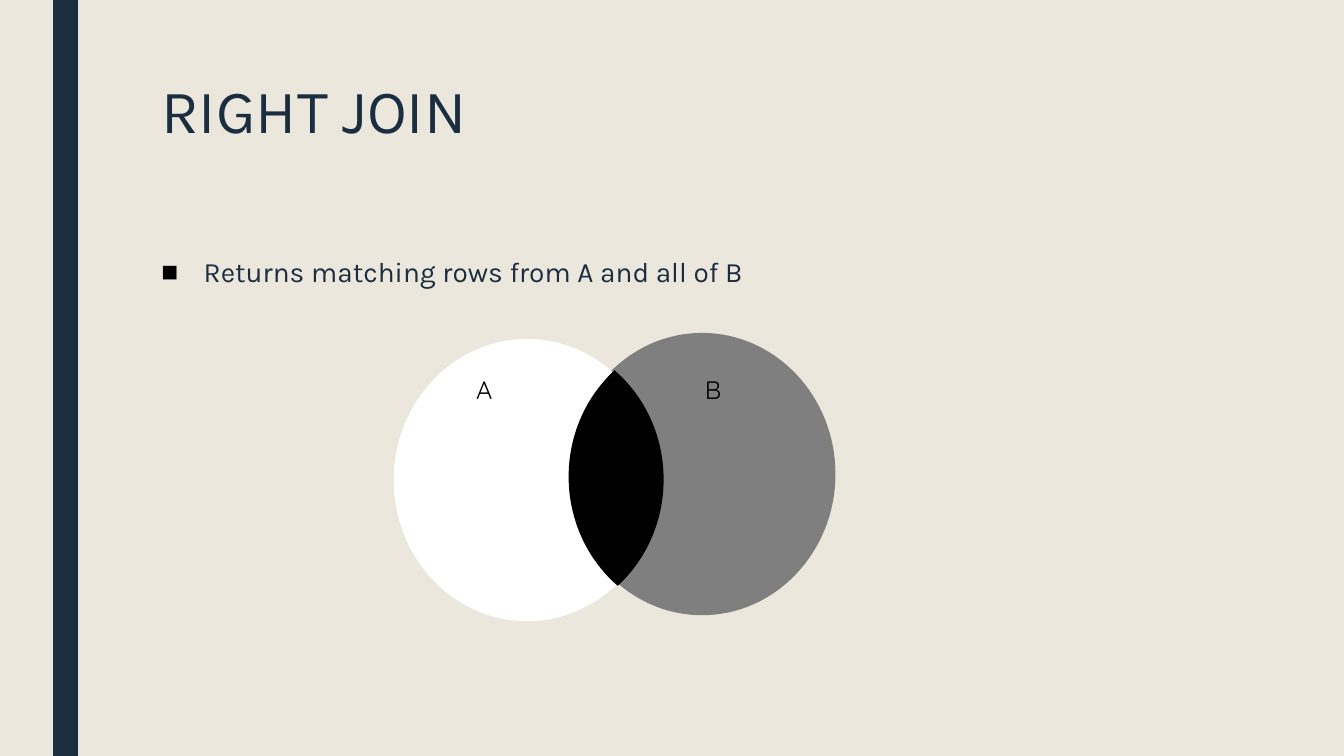
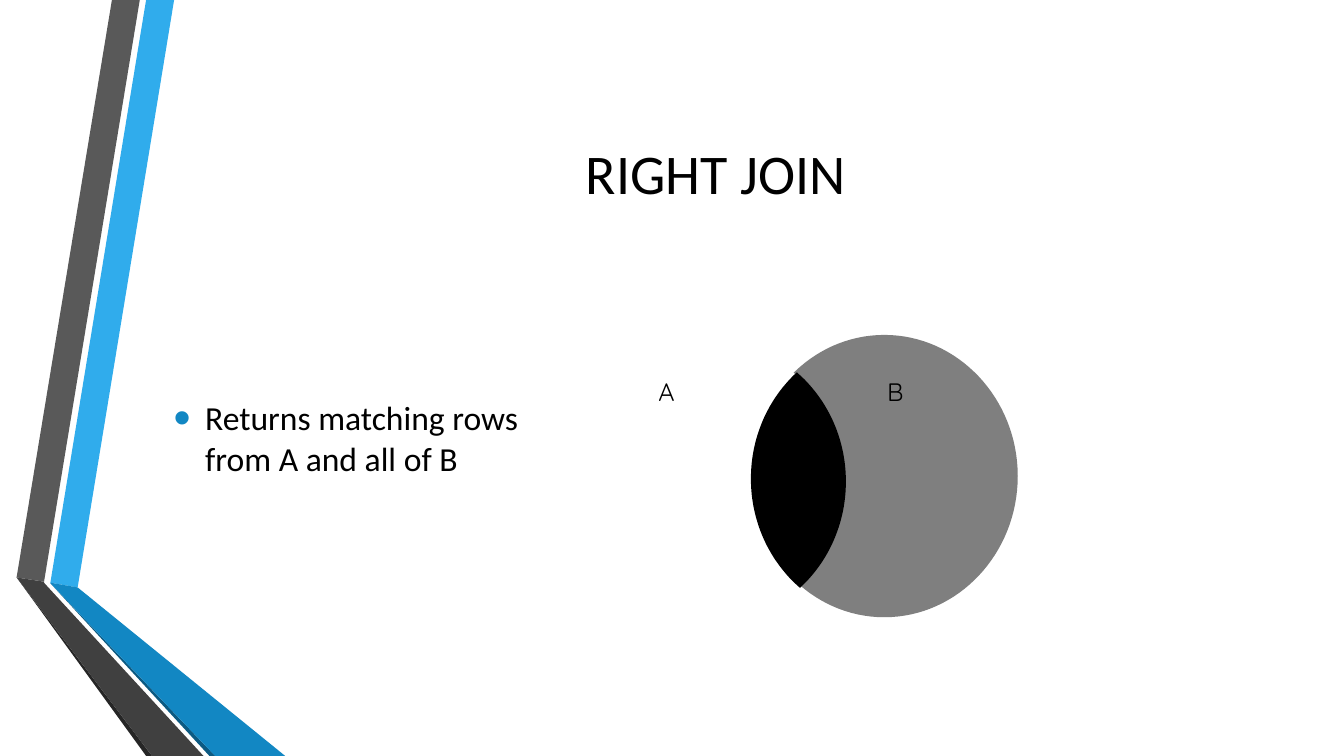
Before and after one commit to MGIS-UMN/GIS5577_week4, a slide deck: slide 12 of Advanced_DB_queries.odp. Drawn at 1344x756 pixels with LibreOffice and Linux fonts; fonts in the diff are those of the drawing; background and template pictures are left out. Boxes give left, top, right and bottom in pixels: in the first picture for what was removed or moved away, otherwise in the second. Text is boxed around its words. In the diff, an @@ line names an element or a change of style, - is before the commit and + after.

```diff
--- a/Advanced_DB_queries.odp
+++ b/Advanced_DB_queries.odp
@@ background #EBE7DD to picture (left out) @@
@@ freeform shape removed at box(52, 0, 78, 756) @@
@@ title "RIGHT JOIN": place and size @@
-title "RIGHT JOIN" at box(161, 93, 466, 134)
+title "RIGHT JOIN" at box(586, 157, 845, 195)
@@ title "RIGHT JOIN" at box(586, 157, 845, 195): size 44 to 40 pt, font Karla to Calibri, text colour #1A2E40 to #000000; alignment left to centre; line spacing 0.89 to 1; vertical alignment top to middle @@
@@ text "Returns matching rows from A ...": place and size @@
-text "Returns matching rows from A ..." at box(204, 262, 742, 289)
+text "Returns matching rows from A ..." at box(205, 406, 518, 472)
@@ text "Returns matching rows from A ..." at box(205, 406, 518, 472): size 20 to 24 pt, font Karla to Calibri, text colour #1A2E40 to #000000; bullet ■ to •; line spacing 0.94 to 1; bullet colour #000000 to #1287C3; vertical alignment top to middle @@
@@ freeform shape: place and size @@
-freeform shape at box(394, 339, 661, 622)
+freeform shape at box(576, 341, 843, 624)
@@ freeform shape: place and size @@
-freeform shape at box(568, 333, 835, 616)
+freeform shape at box(751, 335, 1018, 618)
@@ text "A": place and size @@
-text "A" at box(476, 381, 492, 399)
+text "A" at box(658, 383, 674, 401)
@@ freeform shape: place and size @@
-freeform shape at box(569, 370, 663, 586)
+freeform shape at box(751, 372, 846, 588)
@@ text "B": place and size @@
-text "B" at box(705, 381, 721, 399)
+text "B" at box(887, 383, 903, 401)
@@ group added at box(16, 0, 285, 756): 6 freeform shapes @@
```
Also in this commit, not shown: 32 other slides changed.
